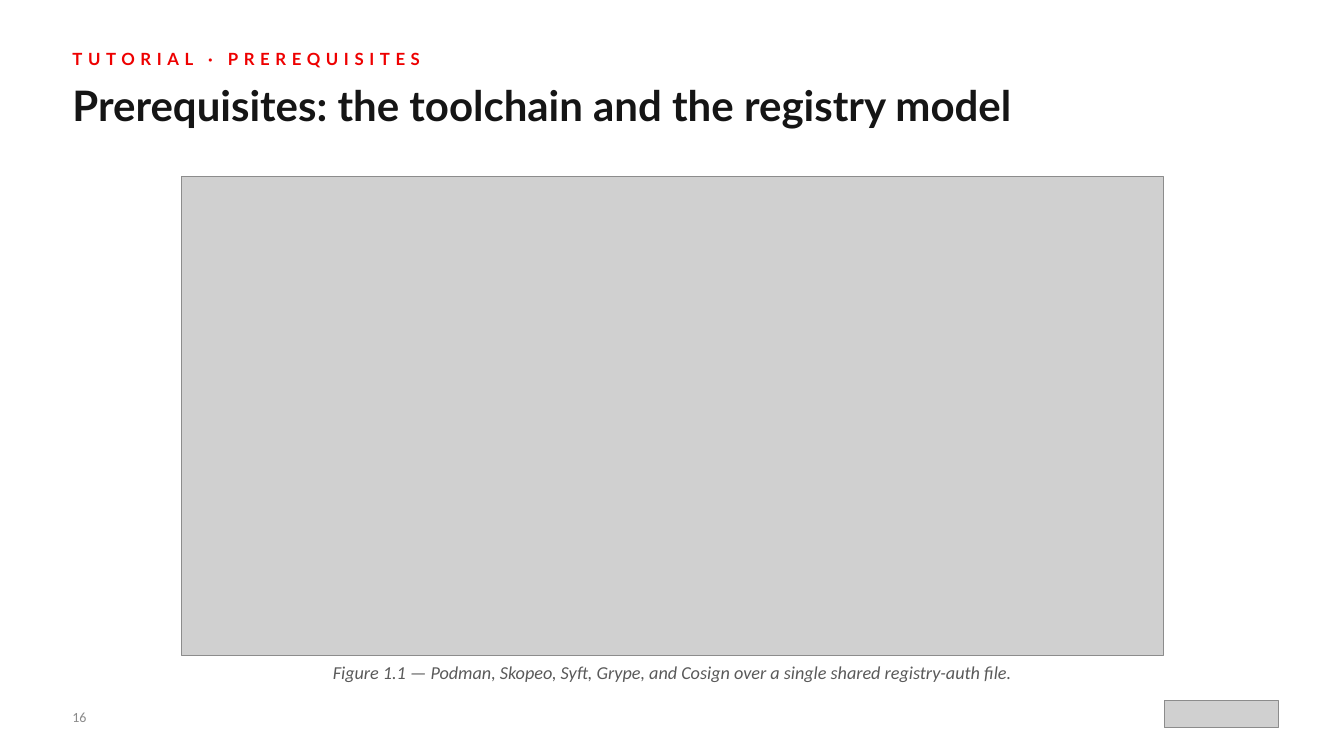
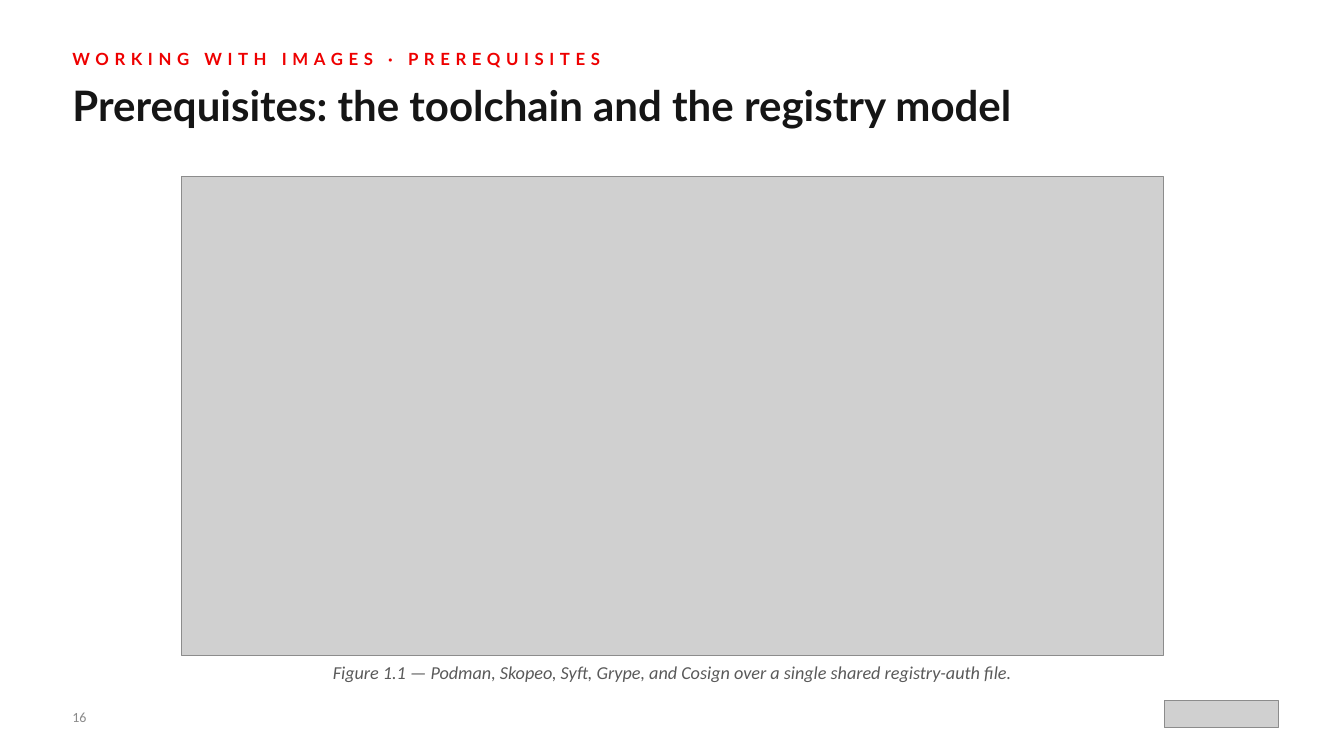
Before and after one commit to patterncatalyst/hummingbird-tutorial, a slide deck: slide 16 of presentations/hummingbird-overview.pptx. Drawn at 1344x756 pixels with LibreOffice and Linux fonts; fonts in the diff are those of the drawing; grey boxes stand for pictures. Boxes give left, top, right and bottom in pixels: in the first picture for what was removed or moved away, otherwise in the second. Text is boxed around its words. In the diff, an @@ line names an element or a change of style, - is before the commit and + after.

Commit message:
Deck r01.5: drop tutorial-companion framing and hedging words

```diff
--- a/presentations/hummingbird-overview.pptx
+++ b/presentations/hummingbird-overview.pptx
@@ text at (72,52,600,68): text changed @@
-TUTORIAL · PREREQUISITES
+WORKING WITH IMAGES · PREREQUISITES
```
Also in this commit, not shown: 15 other slides changed, 4 other files.
